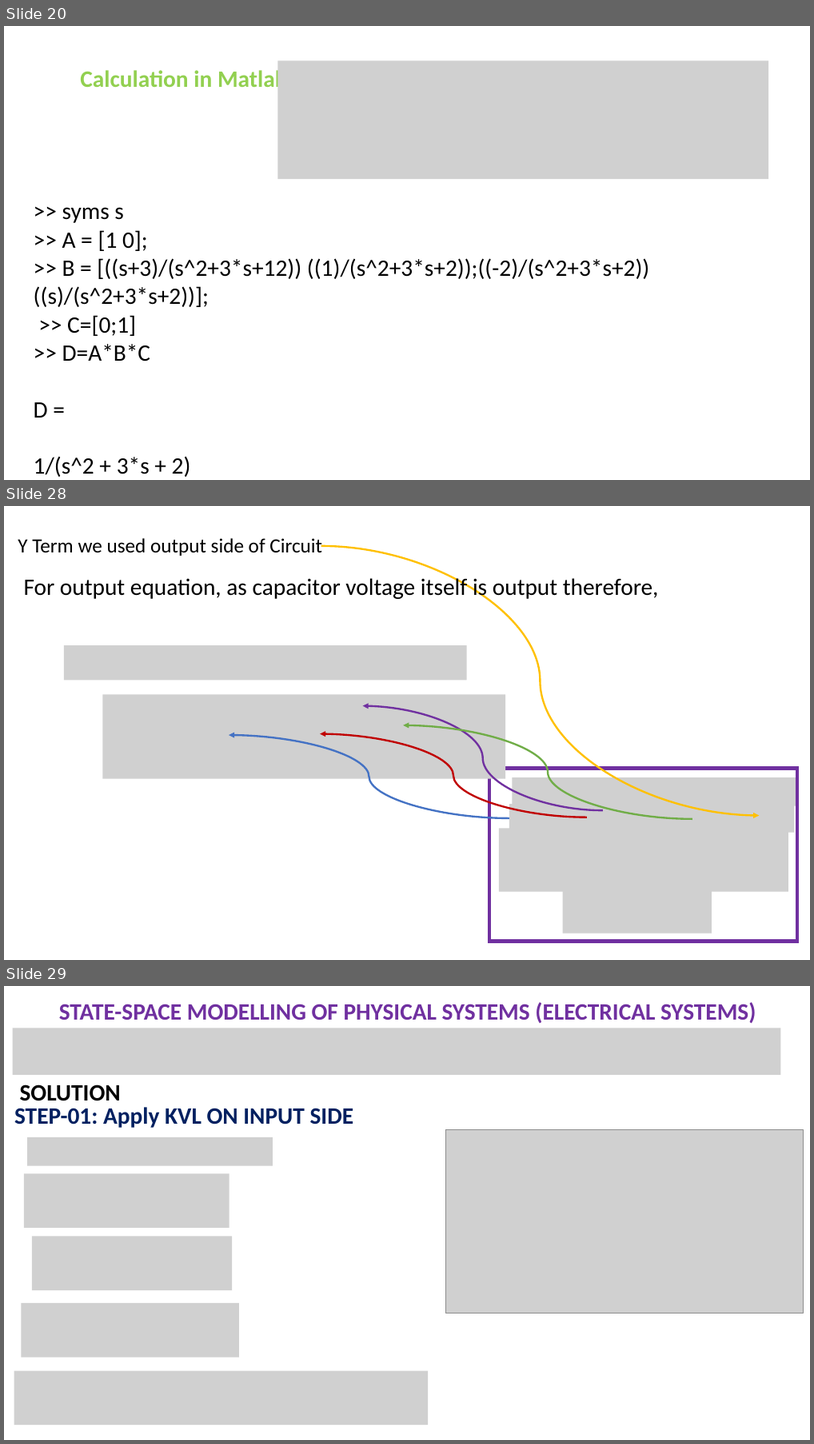
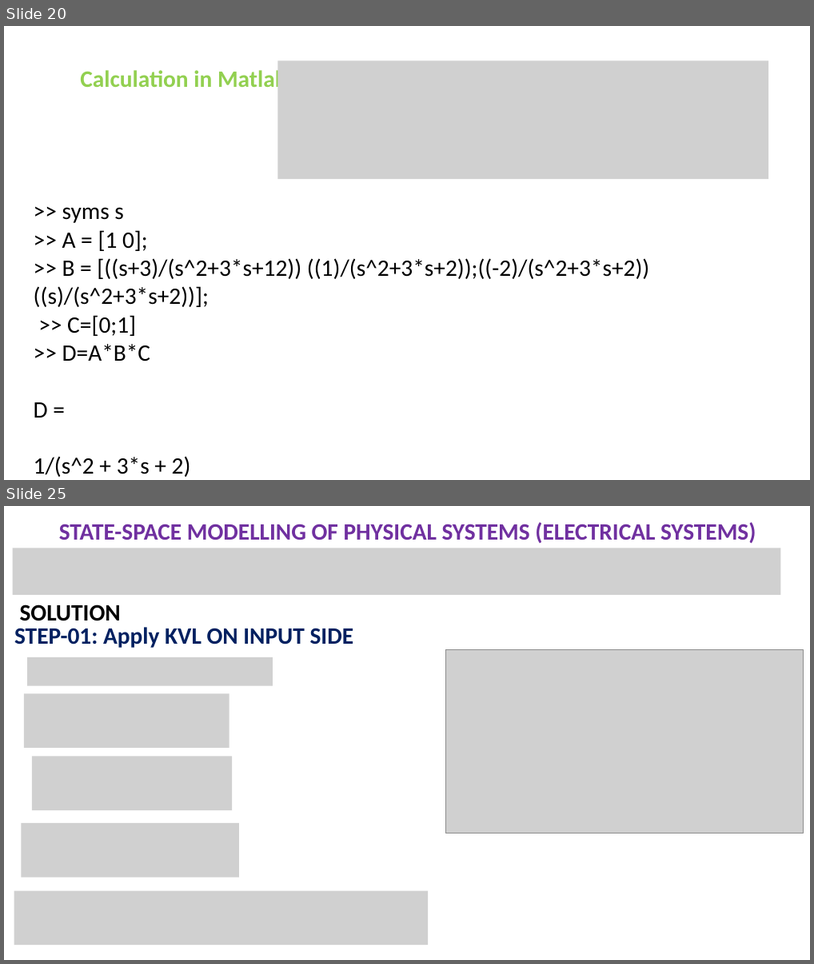
Before and after one commit to niazwazir/ADVANCED_CONTROL_SYSTEM, a slide deck: STATE SPACE REPRESENTATION_PART_01.pptx. Shown one above the other, each under a label of ours: slides 20, 28 and 29 before the commit, slides 20 and 25 after it; the slides between them are not shown. The pictures are 814x1444 and 814x964 pixels, drawn with LibreOffice and Linux fonts; fonts in the diff are those of the drawing; grey boxes stand for pictures. Boxes give left, top, right and bottom in pixels: in the first picture for what was removed or moved away, otherwise in the second. Text is boxed around its words. In the diff, an @@ line names an element or a change of style, - is before the commit and + after.

```diff
--- a/STATE SPACE REPRESENTATION_PART_01.pptx
+++ b/STATE SPACE REPRESENTATION_PART_01.pptx
@@ slide 28 removed at <box>4,506,810,960</box>, background #FFFFFF @@
@@ text removed at <box>18,538,322,556</box> @@
-Y Term we used output side of Circuit
@@ curved arrow removed from (322, 546) to (759, 815) @@
@@ text removed at <box>24,576,659,600</box> @@
-For output equation, as capacitor voltage itself is output therefore,
@@ picture removed at <box>64,645,467,680</box> @@
@@ picture removed at <box>102,694,506,779</box> @@
@@ curved arrow removed from (603, 810) to (362, 706) @@
@@ curved arrow removed from (510, 818) to (229, 735) @@
@@ curved arrow removed from (587, 817) to (320, 733) @@
@@ curved arrow removed from (693, 819) to (403, 725) @@
@@ rectangle removed at <box>490,768,798,941</box> @@
@@ picture removed at <box>513,778,797,806</box> @@
@@ picture removed at <box>510,804,794,832</box> @@
@@ picture removed at <box>499,828,790,892</box> @@
@@ picture removed at <box>563,885,712,933</box> @@
@@ what was slide 29 is now slide 25 @@
```
Also in this commit, not shown: 2 slides changed, 1 slide added, 4 other slides removed.
